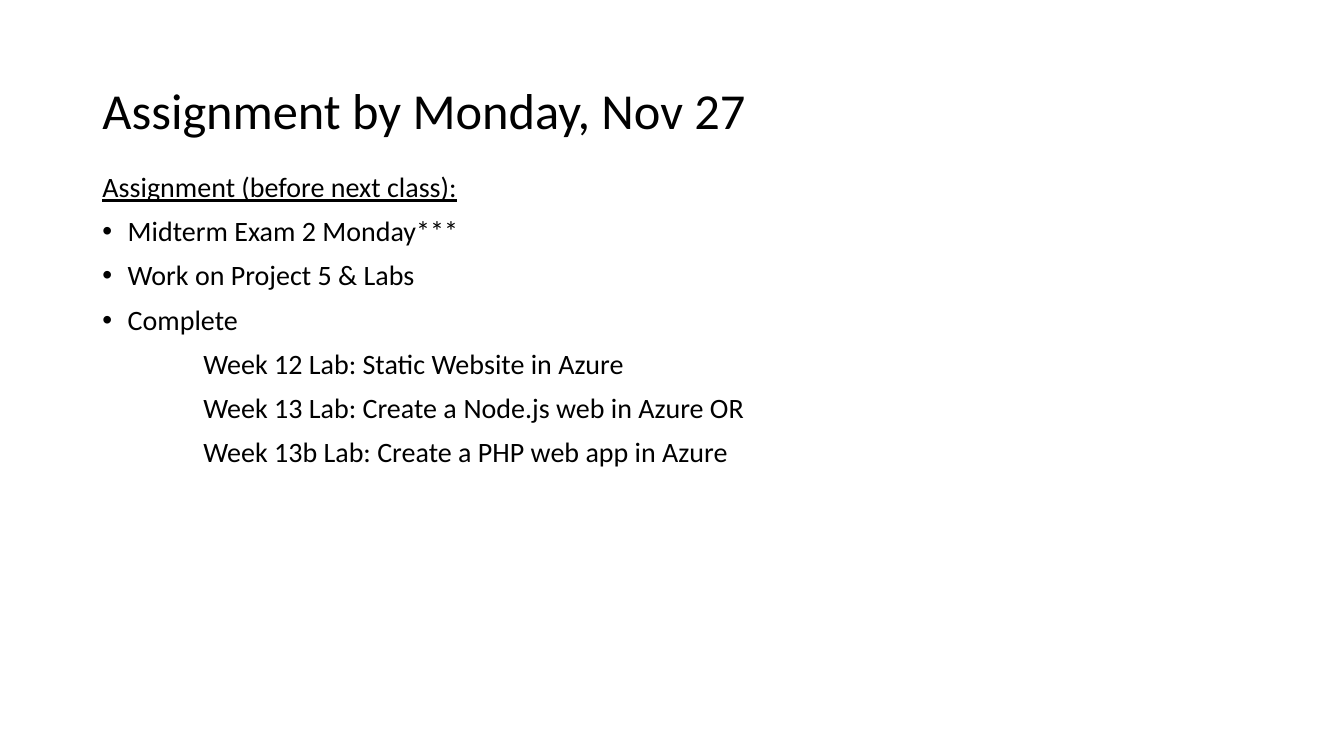
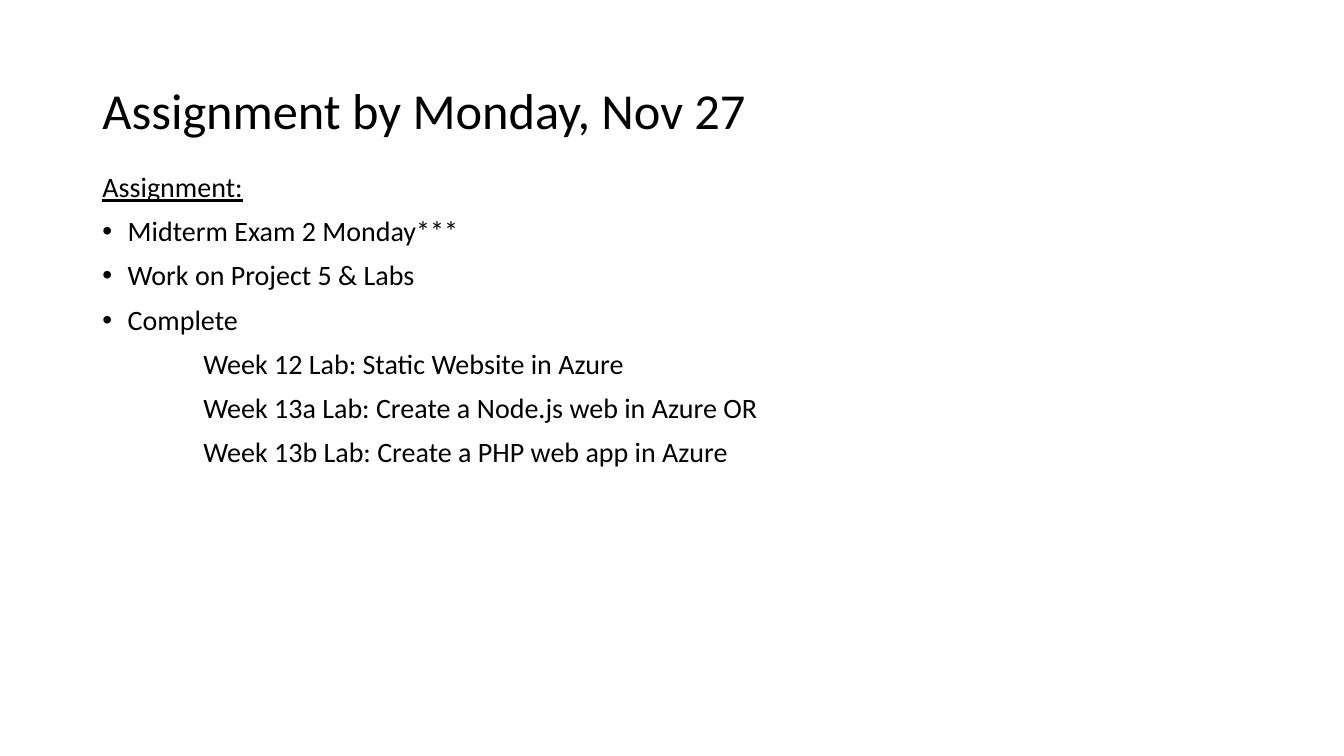
Before and after one commit to EricJPogue/www-epogue-info, a slide deck: slide 2 of CPSC-24700/Presentations/session-34.pptx. Drawn at 1344x756 pixels with LibreOffice and Linux fonts; fonts in the diff are those of the drawing. Boxes give left, top, right and bottom in pixels: in the first picture for what was removed or moved away, otherwise in the second. Text is boxed around its words. In the diff, an @@ line names an element or a change of style, - is before the commit and + after.

```diff
--- a/CPSC-24700/Presentations/session-34.pptx
+++ b/CPSC-24700/Presentations/session-34.pptx
@@ text at bbox=[102, 177, 242, 202]: text changed @@
-Assignment (before next class):
+Assignment:
@@ text at bbox=[203, 398, 757, 423]: text changed @@
-Week 13 Lab: Create a Node.js web in Azure OR
+Week 13a Lab: Create a Node.js web in Azure OR
```
Also in this commit, not shown: 2 other slides changed, 3 slides added, 1 other file.
